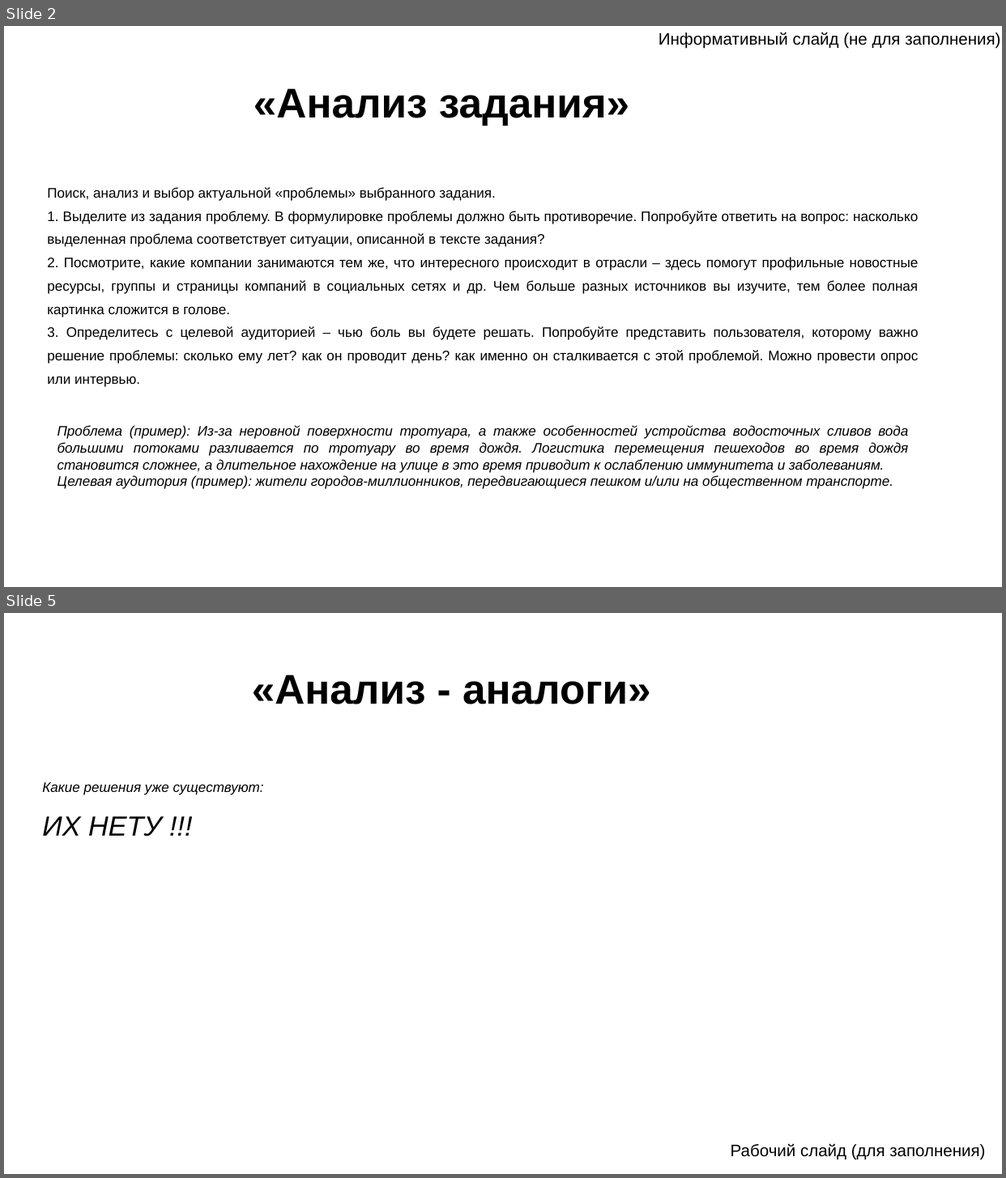
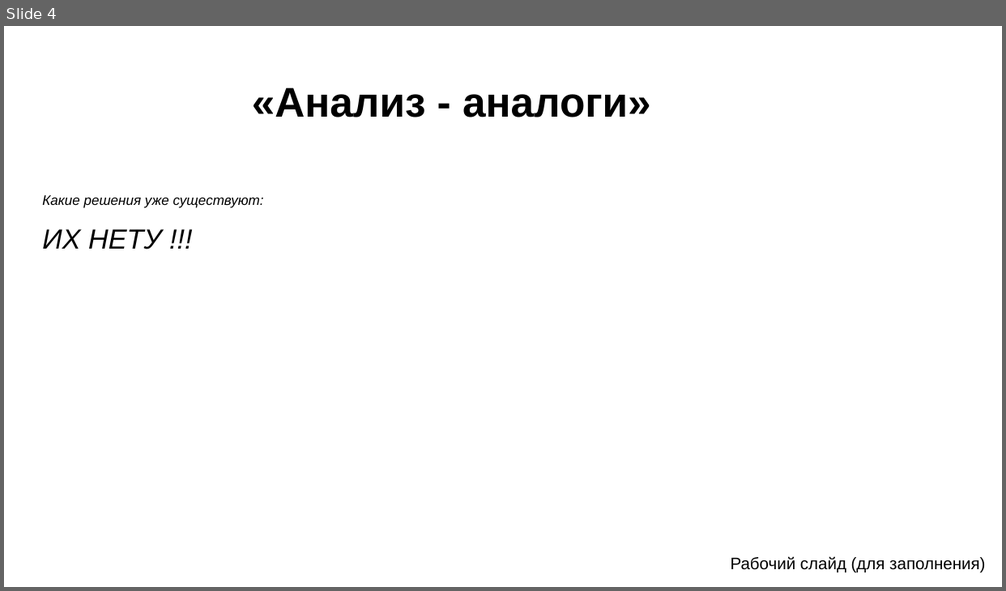
Before and after one commit to Igor20264/humorists-template, a slide deck: Шаблон для презентации.pptx. Shown one above the other, each under a label of ours: slides 2 and 5 before the commit, slide 4 after it; the slides between them are not shown. The pictures are 1006x1178 and 1006x591 pixels, drawn with LibreOffice and Linux fonts; fonts in the diff are those of the drawing; background and template pictures are left out. Boxes give left, top, right and bottom in pixels: in the first picture for what was removed or moved away, otherwise in the second. Text is boxed around its words. In the diff, an @@ line names an element or a change of style, - is before the commit and + after.

```diff
--- a/Шаблон для презентации.pptx
+++ b/Шаблон для презентации.pptx
@@ slide 2 removed at box(4, 26, 1002, 587), background picture (left out) @@
@@ text removed at box(658, 32, 1000, 49) @@
-Информативный слайд (не для заполнения)
@@ text removed at box(253, 88, 629, 126) @@
-«Анализ задания»
@@ text removed at box(47, 187, 918, 387) @@
-Поиск, анализ и выбор актуальной «проблемы» выбранного задания.
-1. Выделите из задания проблему. В формулировке проблемы должно быть противоречие. Попробуйте ответить на вопрос: насколько выделенная проблема соответствует ситуации, описанной в тексте задания?
-2. Посмотрите, какие компании занимаются тем же, что интересного происходит в отрасли – здесь помогут профильные новостные ресурсы, группы и страницы компаний в социальных сетях и др. Чем больше разных источников вы изучите, тем более полная картинка сложится в голове.
-3. Определитесь с целевой аудиторией – чью боль вы будете решать. Попробуйте представить пользователя, которому важно решение проблемы: сколько ему лет? как он проводит день? как именно он сталкивается с этой проблемой. Можно провести опрос или интервью.
@@ text removed at box(57, 425, 908, 489) @@
-Проблема (пример): Из-за неровной поверхности тротуара, а также особенностей устройства водосточных сливов вода большими потоками разливается по тротуару во время дождя. Логистика перемещения пешеходов во время дождя становится сложнее, а длительное нахождение на улице в это время приводит к ослаблению иммунитета и заболеваниям.
-Целевая аудитория (пример): жители городов-миллионников, передвигающиеся пешком и/или на общественном транспорте.
@@ what was slide 5 is now slide 4 @@
```
Also in this commit, not shown: 9 slides changed, 3 slides added, 3 other slides removed, 4 other files.
